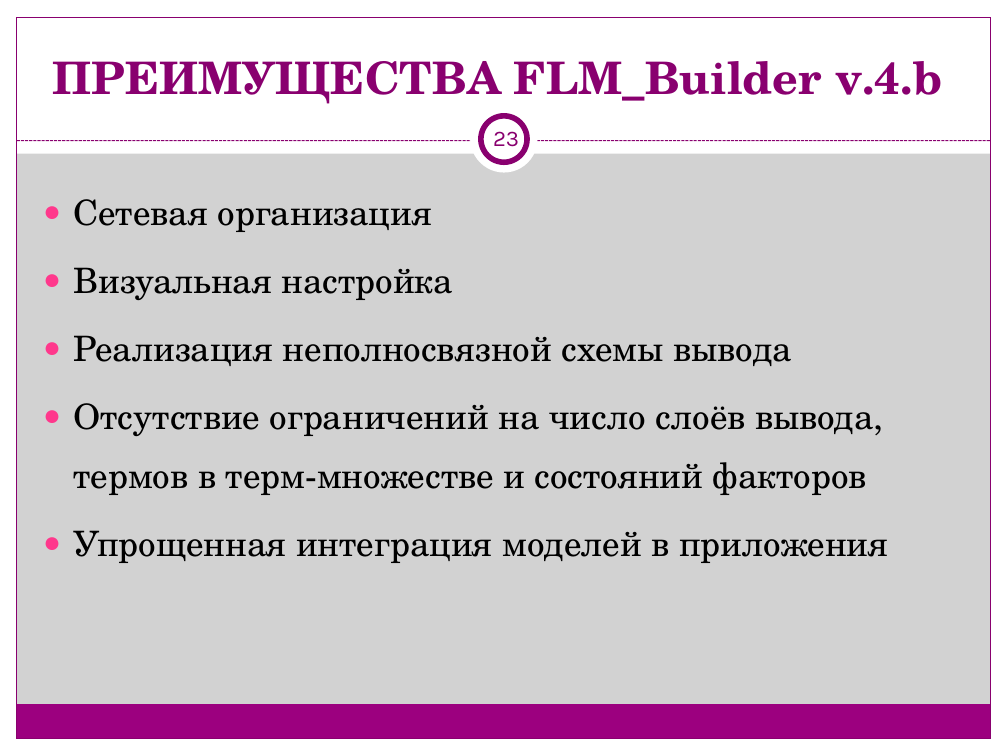
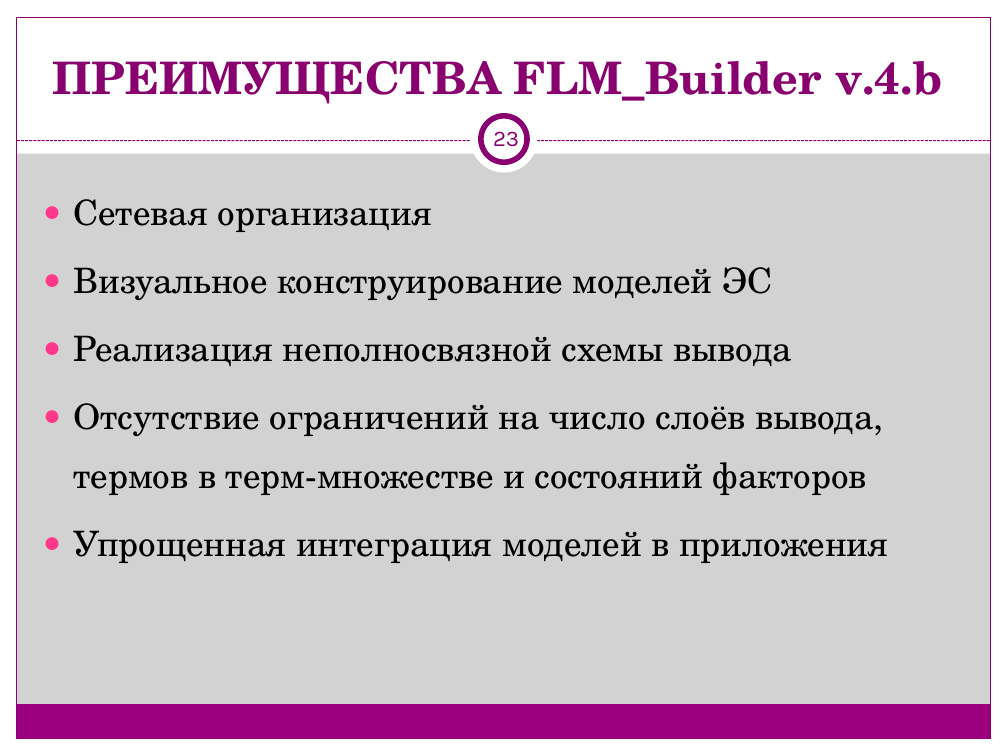
Before and after one commit to tyomka896/flm_react, a slide deck: slide 23 of presentation2206.ppt. Drawn at 1008x756 pixels with LibreOffice and Linux fonts; fonts in the diff are those of the drawing. Boxes give left, top, right and bottom in pixels: in the first picture for what was removed or moved away, otherwise in the second. Text is boxed around its words. In the diff, an @@ line names an element or a change of style, - is before the commit and + after.

```diff
--- a/presentation2206.ppt
+++ b/presentation2206.ppt
@@ text at bbox=[73, 267, 772, 300]: text changed @@
-● Визуальная настройка
+● Визуальное конструирование моделей ЭС
```
Also in this commit, not shown: 9 other slides changed.
